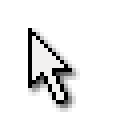
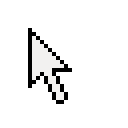
Layers edited between the first and the second 128 x 128 image:
pixels changed over (28, 28, 80, 112) (layer not identified)
